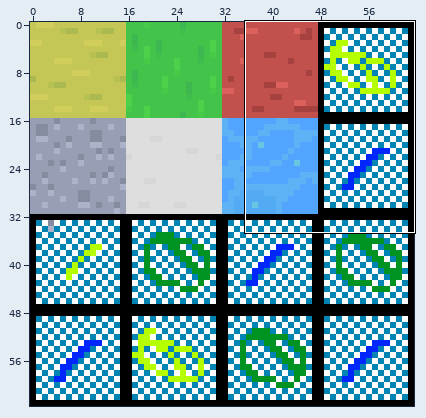
Two states of a pixel-art sprite, TrainGame-Godot/Images/tilesheet_ground.png. The first picture is a wide view before the edit; the outline marks the close-up.
Close-up. Old version:
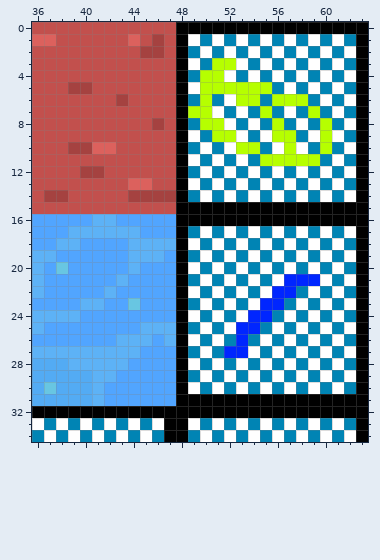
The file is 64x64 pixels. Colours within 5 levels of each other are drawn and written as one. Shown: x 36..63, y 0..34.
After the commit:
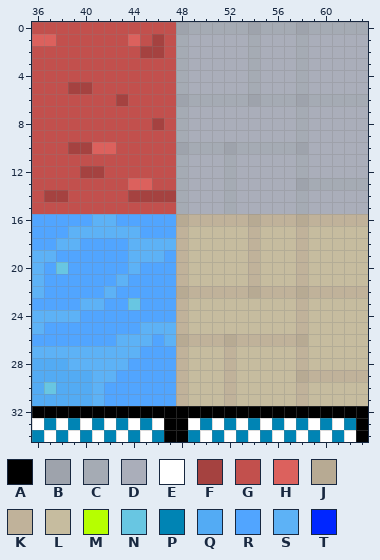
Palette (. is transparent): A #000000  B #9ea3ac  C #a5abb4  D #aaaeba  E #ffffff  F #a54240  G #c2504d  H #dc615d  J #b7aa93  K #c0b29a  L #c6bc9f  M #b6ff00  N #68c6e2  P #0084b4  Q #53abf4  R #51a5ff  S #5db2f6  T #0026ff
The edit:
Changed rows in their new state; - is an unchanged pixel.
first column x 48:
 0 BCCCCCBCCCBCCCCC
 1 CDDDDDCDDDCDDDDD
 2 CDDDDDCDDDCDDDDD
 3 CDDDDDCDDDCDDDDD
 4 CDDDDDCDDDCDDDDD
 5 CDDDDDCDDDCDDDDD
 6 BCCCCCBCCCBCCCCC
 7 CDDDDDDDDDCDDDDD
 8 CDDDDDDDDDCDDDDD
 9 CDDDDDDDDDCDDDDD
10 BCCCBCCCCCBDDDDD
11 CDDDCDDDDDCDDDDD
12 CDDDCDDDDDCDDDDD
13 CDDDCDDDDDBCCCCC
14 CDDDCDDDDDCDDDDD
15 CDDDCDDDDDCDDDDD
16 JKKKKKJKKKJKKKKK
17 KLLLLLKLLLKLLLLL
18 KLLLLLKLLLKLLLLL
19 KLLLLLKLLLKLLLLL
20 KLLLLLKLLLKLLLLL
21 KLLLLLKLLLKLLLLL
22 JKKKKKJKKKJKKKKK
23 KLLLLLLLLLKLLLLL
24 KLLLLLLLLLKLLLLL
25 KLLLLLLLLLKLLLLL
26 JKKKJKKKKKJLLLLL
27 KLLLKLLLLLKLLLLL
28 KLLLKLLLLLKLLLLL
29 KLLLKLLLLLJKKKKK
30 KLLLKLLLLLKLLLLL
31 KLLLKLLLLLKLLLLL
Pixel boxes of the changes (left, top, right, bottom) in both close-ups:
changed: (176, 22, 368, 406)
